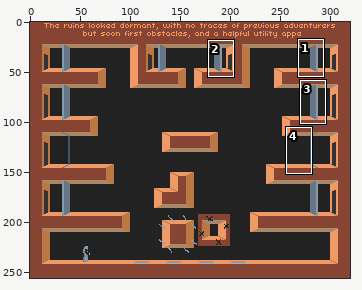
Sprite sheet: _res/tiles_mockup.png. Above, an overview of the earlier version with the close-up marked.
Close-up. Old version:
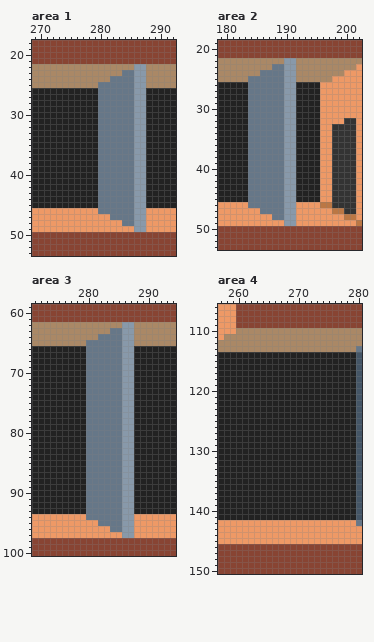
The file is 320x256 pixels. Shown: area 1: x 269..292, y 18..53; area 2: x 179..202, y 19..53; area 3: x 271..294, y 59..100; area 4: x 257..280, y 106..150. The commit also changed other parts of the picture, which this record leaves out.
After:
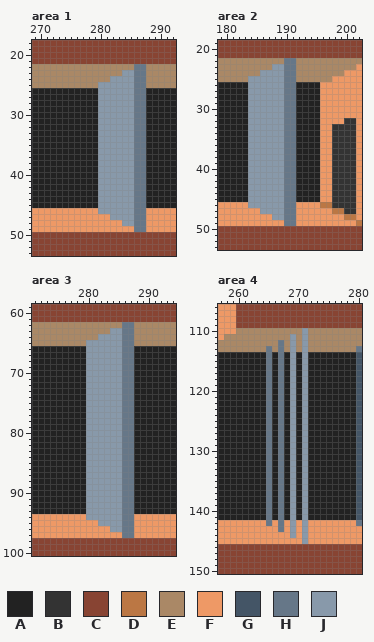
Palette (. is transparent): A #222222  B #333333  C #884433  D #bb7744  E #aa8866  F #ee9966  G #445566  H #667788  J #8899aa
Changes in this commit:
Changed rows in their new state; - is an unchanged pixel.
Area 1:
first column x 280:
22 ------HH
23 ----JJHH
24 --JJJJHH
25 JJJJJJHH
26 JJJJJJHH
27 JJJJJJHH
28 JJJJJJHH
29 JJJJJJHH
30 JJJJJJHH
31 JJJJJJHH
32 JJJJJJHH
33 JJJJJJHH
34 JJJJJJHH
35 JJJJJJHH
36 JJJJJJHH
37 JJJJJJHH
38 JJJJJJHH
39 JJJJJJHH
40 JJJJJJHH
41 JJJJJJHH
42 JJJJJJHH
43 JJJJJJHH
44 JJJJJJHH
45 JJJJJJHH
46 JJJJJJHH
47 --JJJJHH
48 ----JJHH
49 ------HH
Area 2:
first column x 184:
22 ------HH
23 ----JJHH
24 --JJJJHH
25 JJJJJJHH
26 JJJJJJHH
27 JJJJJJHH
28 JJJJJJHH
29 JJJJJJHH
30 JJJJJJHH
31 JJJJJJHH
32 JJJJJJHH
33 JJJJJJHH
34 JJJJJJHH
35 JJJJJJHH
36 JJJJJJHH
37 JJJJJJHH
38 JJJJJJHH
39 JJJJJJHH
40 JJJJJJHH
41 JJJJJJHH
42 JJJJJJHH
43 JJJJJJHH
44 JJJJJJHH
45 JJJJJJHH
46 JJJJJJHH
47 --JJJJHH
48 ----JJHH
49 ------HH
Area 3:
first column x 280:
 62 ------HH
 63 ----JJHH
 64 --JJJJHH
 65 JJJJJJHH
 66 JJJJJJHH
 67 JJJJJJHH
 68 JJJJJJHH
 69 JJJJJJHH
 70 JJJJJJHH
 71 JJJJJJHH
 72 JJJJJJHH
 73 JJJJJJHH
 74 JJJJJJHH
 75 JJJJJJHH
 76 JJJJJJHH
 77 JJJJJJHH
 78 JJJJJJHH
 79 JJJJJJHH
 80 JJJJJJHH
 81 JJJJJJHH
 82 JJJJJJHH
 83 JJJJJJHH
 84 JJJJJJHH
 85 JJJJJJHH
 86 JJJJJJHH
 87 JJJJJJHH
 88 JJJJJJHH
 89 JJJJJJHH
 90 JJJJJJHH
 91 JJJJJJHH
 92 JJJJJJHH
 93 JJJJJJHH
 94 JJJJJJHH
 95 --JJJJHH
 96 ----JJHH
 97 ------HH
Area 4:
first column x 265:
110 ------J
111 ----J-J
112 --H-J-J
113 H-H-J-J
114 H-H-J-J
115 H-H-J-J
116 H-H-J-J
117 H-H-J-J
118 H-H-J-J
119 H-H-J-J
120 H-H-J-J
121 H-H-J-J
122 H-H-J-J
123 H-H-J-J
124 H-H-J-J
125 H-H-J-J
126 H-H-J-J
127 H-H-J-J
128 H-H-J-J
129 H-H-J-J
130 H-H-J-J
131 H-H-J-J
132 H-H-J-J
133 H-H-J-J
134 H-H-J-J
135 H-H-J-J
136 H-H-J-J
137 H-H-J-J
138 H-H-J-J
139 H-H-J-J
140 H-H-J-J
141 H-H-J-J
142 H-H-J-J
143 --H-J-J
144 ----J-J
145 ------J
Changed places in both close-ups, as pixel boxes (x1, y1, x2, y2):
changed: (98, 64, 146, 232)
changed: (248, 58, 296, 226)
changed: (86, 322, 134, 538)
changed: (266, 328, 308, 544)
